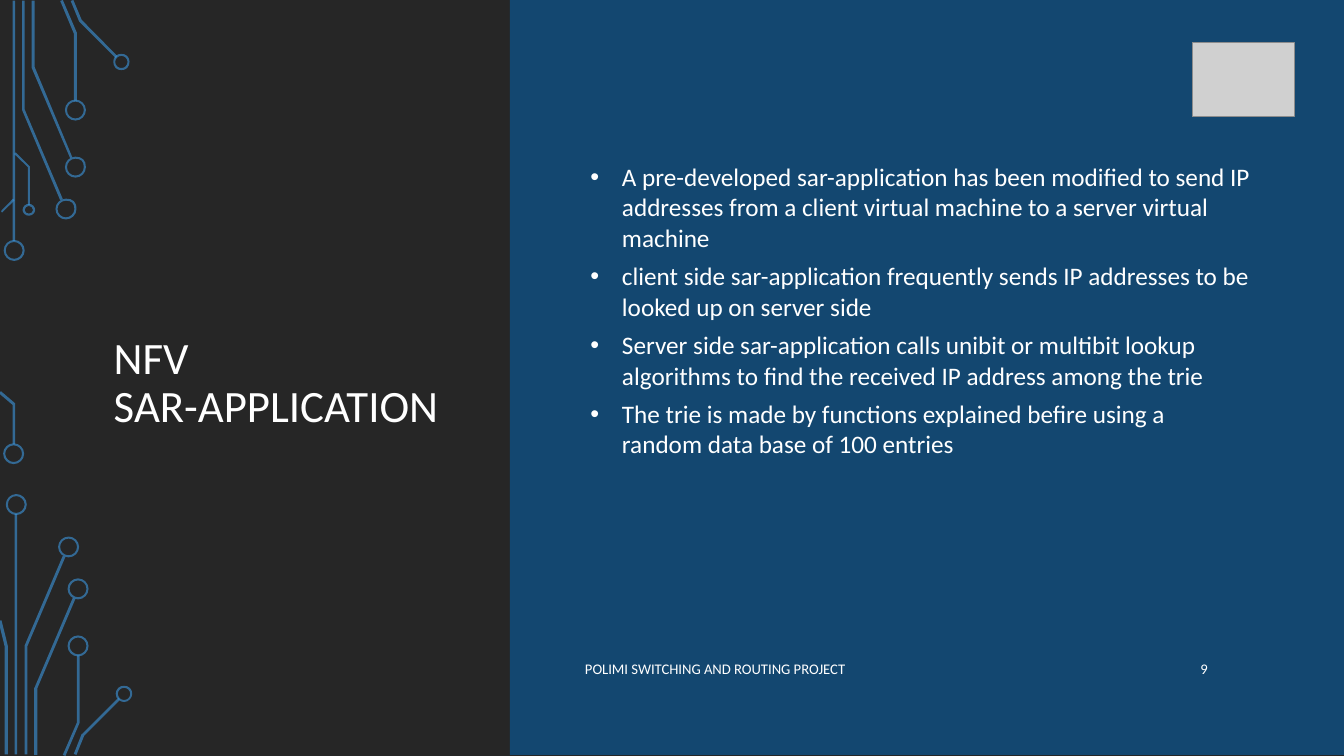
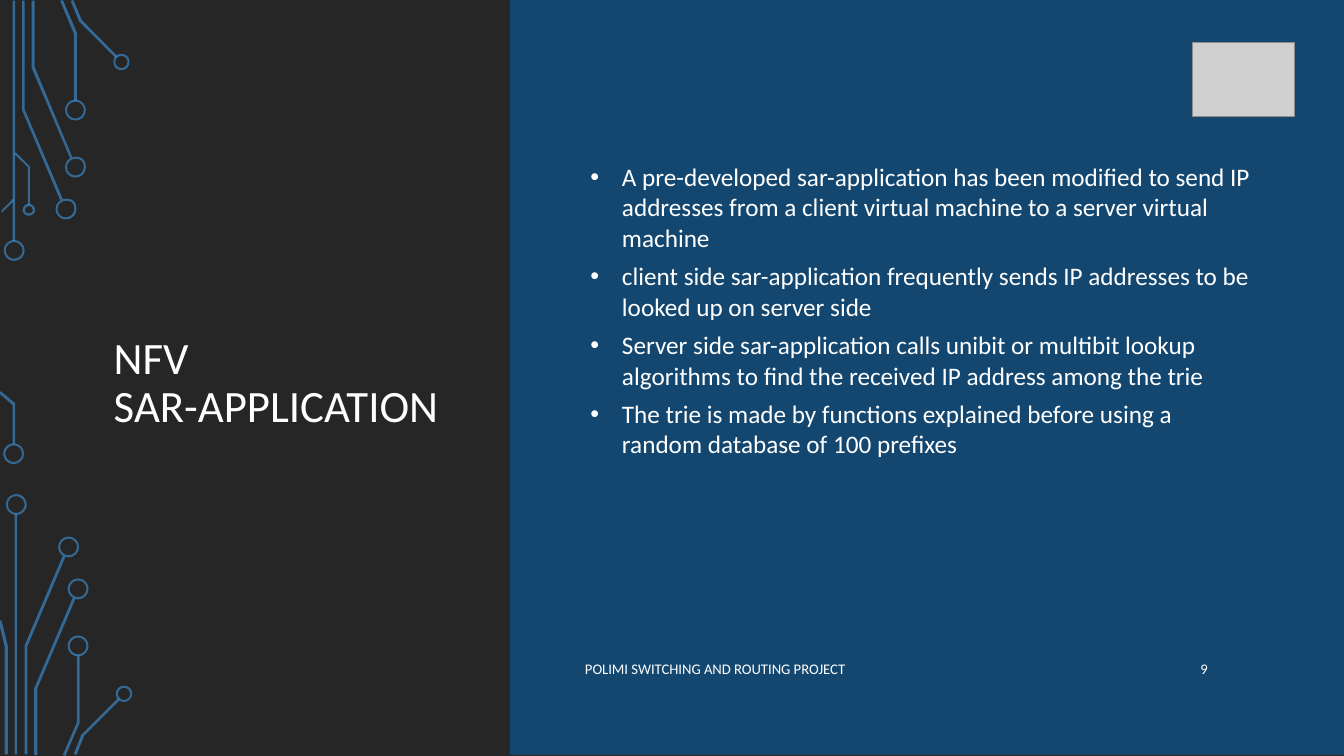
Before and after one commit to ataeiamirhosein/NetFuncVirt, a slide deck: slide 9 of present/Ip_lookup_algorithms.pptx. Drawn at 1344x756 pixels with LibreOffice and Linux fonts; fonts in the diff are those of the drawing; grey boxes stand for pictures; background and template pictures are left out. Boxes give left, top, right and bottom in pixels: in the first picture for what was removed or moved away, otherwise in the second. Text is boxed around its words. In the diff, an @@ line names an element or a change of style, - is before the commit and + after.

```diff
--- a/present/Ip_lookup_algorithms.pptx
+++ b/present/Ip_lookup_algorithms.pptx
@@ text at [622, 405, 1172, 457]: text changed @@
-• The trie is made by functions explained befire using a random data base of 100 entries
+• The trie is made by functions explained before using a random database of 100 prefixes
```
Also in this commit, not shown: 2 other slides changed.
